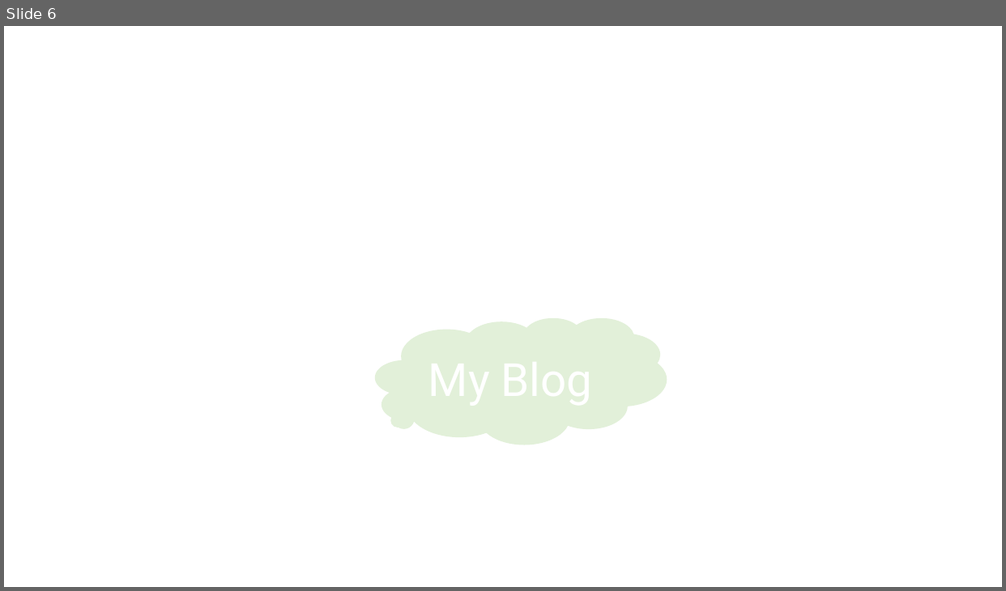
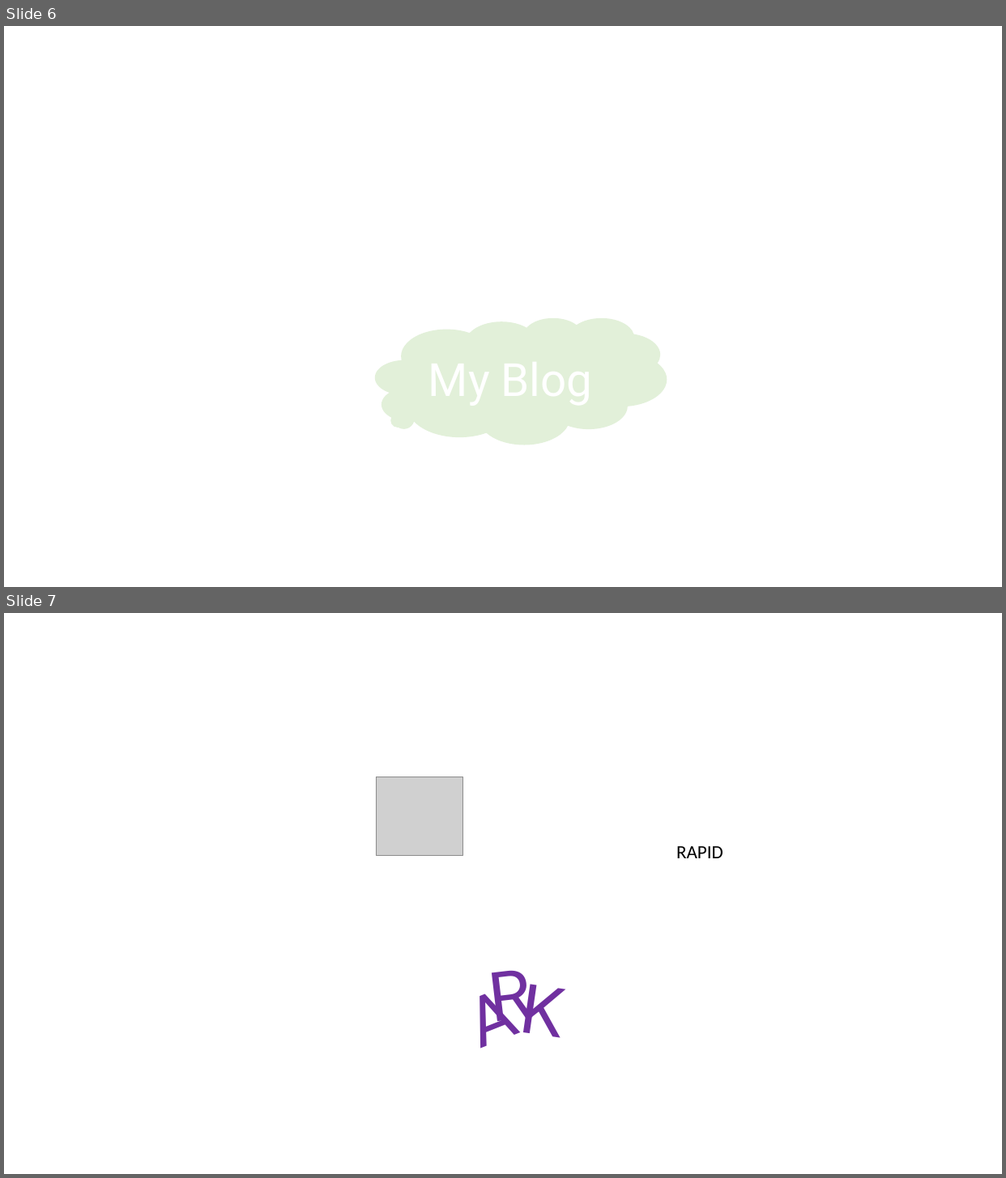
Before and after one commit to immi5556/immanuel.co, a slide deck: Presentation1.pptx. Shown one above the other, each under a label of ours: slide 6 before the commit, slides 6 and 7 after it. The pictures are 1006x591 and 1006x1178 pixels, drawn with LibreOffice and Linux fonts; fonts in the diff are those of the drawing; grey boxes stand for pictures. Boxes give left, top, right and bottom in pixels: in the first picture for what was removed or moved away, otherwise in the second. Text is boxed around its words. In the diff, an @@ line names an element or a change of style, - is before the commit and + after.

```diff
--- a/Presentation1.pptx
+++ b/Presentation1.pptx
@@ slide 7 added at (4,613,1002,1174), background #FFFFFF @@
@@ picture added at (376,777,463,856) @@
@@ text added at (676,846,723,858), 18 pt, text #000000 @@
+RAPID
@@ text added at (492,970,535,1035), 66 pt, text #7030A0 @@
+R
@@ text added at (518,972,560,1038), 66 pt, text #7030A0 @@
+K
@@ text added at (479,986,521,1049), 66 pt, text #7030A0 @@
+A
```
Also in this commit, not shown: 1 slide removed, 1 other file.
